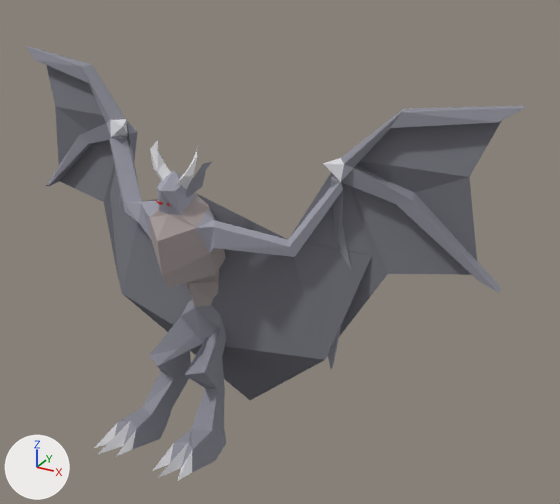
Two versions of the glTF model public/assets/enemies-gltf/gargoyle.gltf, one commit apart.
Both versions are drawn from a 50 mm lens placed at (221.0, -329.0, 367.0), pointed at (35.0, 9.0, 198.0). Lighting does not change. The marker at lower left points along +X, +Y and +Z. The picture after the commit comes second. Both versions are drawn at full value of the shape key 'target_15' of 'Mesh_0'; the numbers are the values there. Vertices at exactly the same position are counted once.
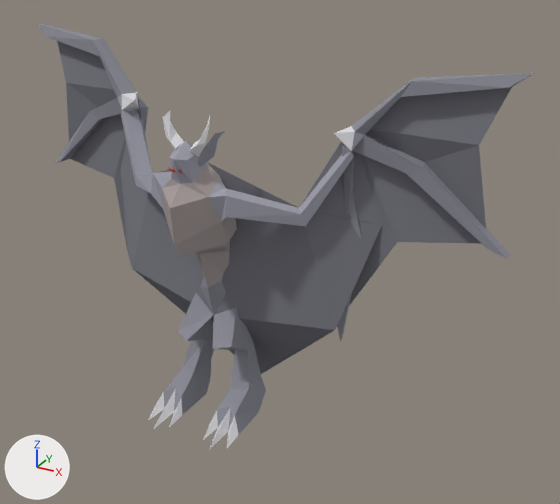
Where the change shows, as pixel boxes (x1, y1, x2, y2) in the pictures (560 x 504 px; the box of a moved part takes in the faces that stretch with it):
'Mesh_0', reshaped: before (26, 46, 525, 481); after (37, 23, 534, 450)
part 1 of me_mesh_0, moved or reshaped: before (186, 162, 212, 197); after (198, 131, 225, 167)
part 2 of me_mesh_0, moved or reshaped: before (150, 140, 171, 181); after (163, 111, 184, 150)
part 3 of me_mesh_0, moved or reshaped: before (177, 146, 198, 190); after (189, 117, 210, 157)
part 4 of me_mesh_0, moved or reshaped: before (26, 46, 525, 481); after (37, 23, 534, 450)

What the commit changed:
me_mesh_0 is used by ob_mesh_0; location (0.0, 0.0, 0.0).
me_mesh_0 had 246 vertices, 481 faces and spanned x -159.0..151.0, y -84.0..38.0, z 72.0..289.0.
me_mesh_0 now has 246 vertices, 481 faces and spans x -159.0..151.0, y -39.0..49.0, z 85.0..302.0.
me_mesh_0 part 1: the loose piece of 7 vertices spanning x 2.0..13.0, y -30.0..-19.0, z 235.0..253.0 is moved by (0.0, 12.0, 13.0).
me_mesh_0 part 2: the loose piece of 10 vertices spanning x -17.0..-6.0, y -34.0..-26.0, z 240.0..262.0 is moved by (0.0, 12.0, 13.0).
me_mesh_0 part 3: the loose piece of 10 vertices spanning x 0.0..11.0, y -34.0..-26.0, z 240.0..262.0 is moved by (0.0, 12.0, 13.0).
me_mesh_0 part 4: 201 of 246 vertices moved; they spanned x -159.0..151.0, y -84.0..38.0, z 72.0..289.0 and now span x -159.0..151.0, y -39.0..49.0, z 85.0..302.0; mean shift (0.0, 19.0, 10.0); largest move (16.0, -84.0, 105.0) -> (16.0, -39.0, 91.0).
Other edits to the shape of me_mesh_0 do not show in these pictures.
